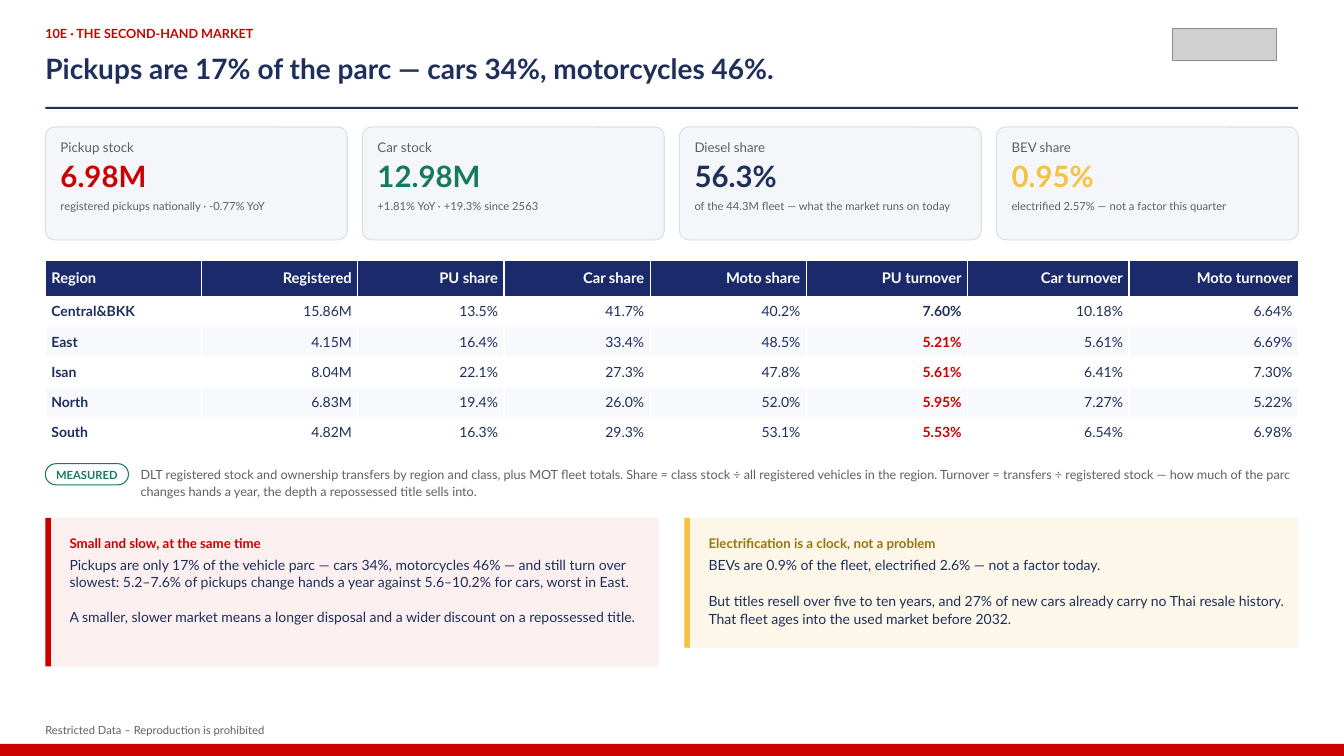
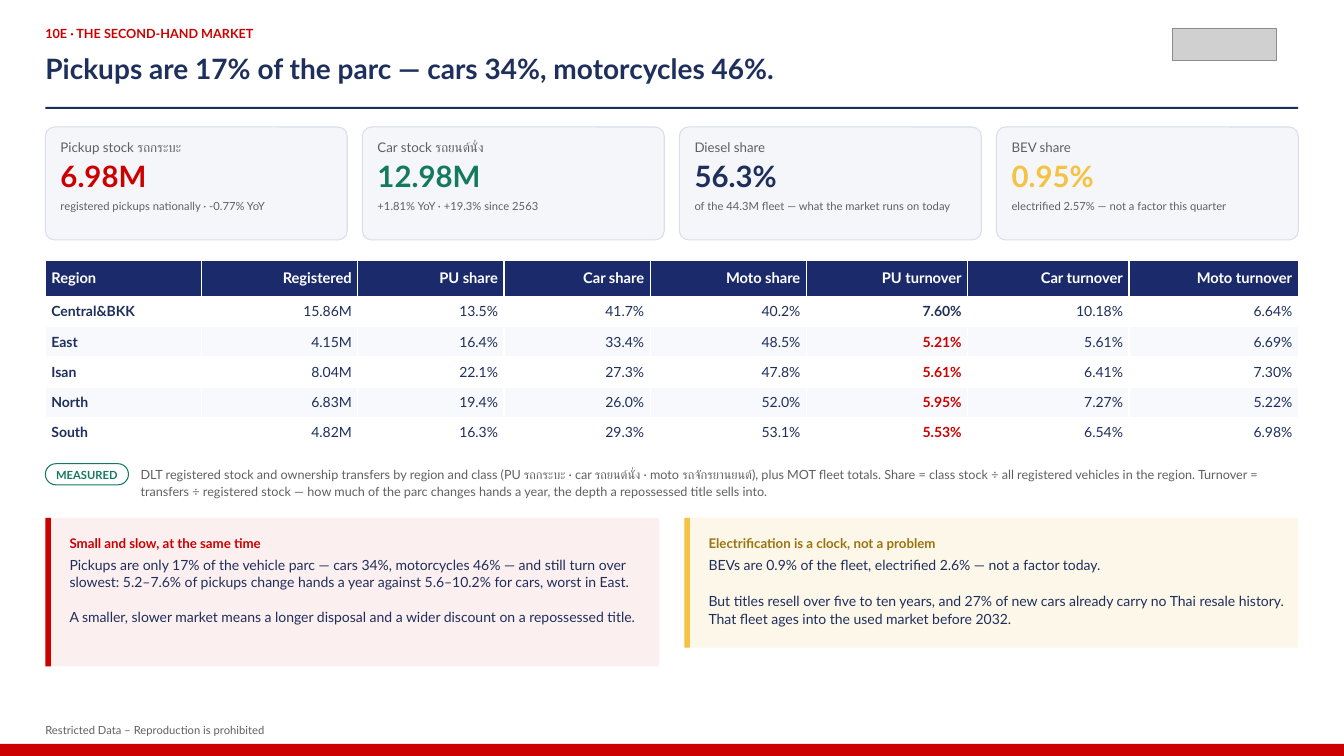
Before and after one commit to kaustavb2101/competitive-intel, a slide deck: slide 18 of docs/decks/mcom-2026-08-05-macro.pptx. Drawn at 1344x756 pixels with LibreOffice and Linux fonts; fonts in the diff are those of the drawing; grey boxes stand for pictures. Boxes give left, top, right and bottom in pixels: in the first picture for what was removed or moved away, otherwise in the second. Text is boxed around its words. In the diff, an @@ line names an element or a change of style, - is before the commit and + after.

```diff
--- a/docs/decks/mcom-2026-08-05-macro.pptx
+++ b/docs/decks/mcom-2026-08-05-macro.pptx
@@ text at <box>60,142,181,155</box>: text changed @@
-Pickup stock
+Pickup stock รถกระบะ
@@ text at <box>377,142,484,152</box>: text changed @@
-Car stock
+Car stock รถยนต์นั่ง
@@ text at <box>141,469,1247,499</box>: text changed @@
-DLT registered stock and ownership transfers by region and class, plus MOT fleet totals. Share = class stock ÷ all registered vehicles in the region. Turnover = transfers ÷ registered stock — how much of the parc changes hands a year, the depth a repossessed title sells into.
+DLT registered stock and ownership transfers by region and class (PU รถกระบะ · car รถยนต์นั่ง · moto รถจักรยานยนต์), plus MOT fleet totals. Share = class stock ÷ all registered vehicles in the region. Turnover = transfers ÷ registered stock — how much of the parc changes hands a year, the depth a repossessed title sells into.
```
Also in this commit, not shown: 3 other slides changed, 1 other file.
